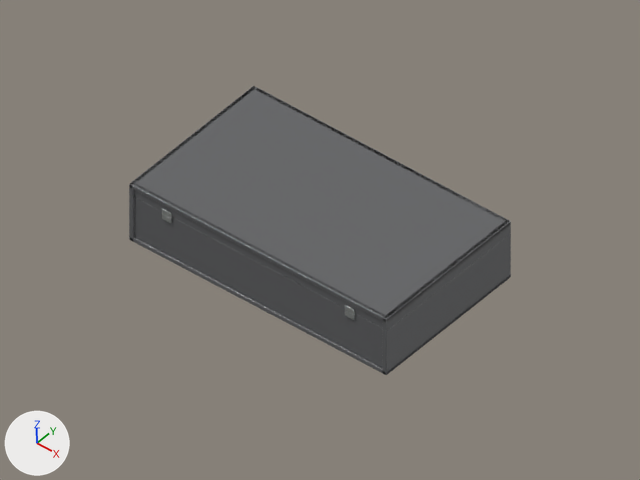
The Blender file pockets-volume-3-model.blend: old version first, new version second.
The view is the same before and after, from the file's camera 'Camera'. Lighting does not change. The marker at lower left points along +X, +Y and +Z. The older version comes first.

Objects in the first picture: 'Case_base', 'Case_end.001', 'Case_side', 'Case_side.001', 'Lid_end', 'Lid_end.001', 'Lid_side', 'Lid_side.001', 'Lid_top' and 4 more.
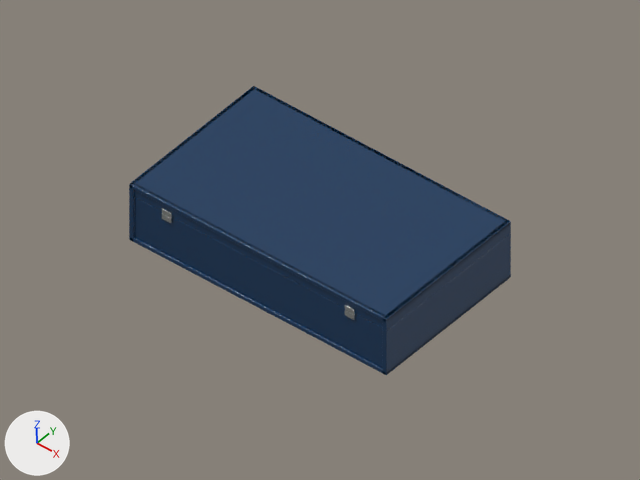
Location of each change, [x1, y1, x2, y2] in pixels of the pictures (640 x 480 px):
'Lid_top', recoloured (grey to blue): [130, 86, 510, 322] in both
'Case_end.001', recoloured (grey to blue): [135, 197, 383, 368] in both
'Case_side.001', recoloured: [382, 233, 511, 375] in both
'Lid_end.001', recoloured: [134, 184, 384, 328] in both
'Lid_side.001', recoloured: [383, 220, 511, 331] in both
'Case_base', recoloured: [133, 237, 510, 373] in both
'Lid_end', recoloured: [257, 88, 505, 221] in both
'Lid_side', recoloured: [129, 86, 257, 197] in both
'Case_side', recoloured (grey to blue): [129, 196, 135, 242] in both

Diff of the bpy script that builds the scene:
```diff
--- a/pockets-volume-3-model.blend.py
+++ b/pockets-volume-3-model.blend.py
@@ img_plastic_exterior_color @@
+img_plastic_exterior_color = load_image('Plastic exterior color', '_unpacked/finish-plastic-color.png', 256, 256, 'sRGB')
@@ mat_utsw_shell_plastic_navy @@
+mat_utsw_shell_plastic_navy = bpy.data.materials.new('UTSW shell plastic navy')
+# colours: dark blue #00355d
+# uses the picture img_finish_plastic_normal_png_001
+# uses the picture img_plastic_exterior_color
@@ me_cube_020 @@
 me_cube_020.from_pydata(...)  # 8 vertices, 6 faces; spans x -0.171..0.171, y -0.102..0.102, z -0.003..0.003
-me_cube_020.materials.append(mat_utsw_shell_plastic_gray)
+me_cube_020.materials.append(mat_utsw_shell_plastic_navy)
@@ me_cube_023 @@
 me_cube_023.from_pydata(...)  # 8 vertices, 6 faces; spans x -0.003..0.003, y -0.102..0.102, z -0.023..0.023
-me_cube_023.materials.append(mat_utsw_shell_plastic_gray)
+me_cube_023.materials.append(mat_utsw_shell_plastic_navy)
@@ me_cube_024 @@
 me_cube_024.from_pydata(...)  # 8 vertices, 6 faces; spans x -0.003..0.003, y -0.102..0.102, z -0.023..0.023
-me_cube_024.materials.append(mat_utsw_shell_plastic_gray)
+me_cube_024.materials.append(mat_utsw_shell_plastic_navy)
@@ me_cube_022 @@
 me_cube_022.from_pydata(...)  # 8 vertices, 6 faces; spans x -0.166..0.166, y -0.002..0.002, z -0.023..0.023
-me_cube_022.materials.append(mat_utsw_shell_plastic_gray)
+me_cube_022.materials.append(mat_utsw_shell_plastic_navy)
@@ me_cube_041 @@
 me_cube_041.from_pydata(...)  # 8 vertices, 6 faces; spans x -0.171..0.171, y -0.102..0.102, z -0.003..0.003
-me_cube_041.materials.append(mat_utsw_shell_plastic_gray)
+me_cube_041.materials.append(mat_utsw_shell_plastic_navy)
@@ me_cube_037 @@
 me_cube_037.from_pydata(...)  # 8 vertices, 6 faces; spans x -0.003..0.003, y -0.102..0.102, z -0.008..0.008
-me_cube_037.materials.append(mat_utsw_shell_plastic_gray)
+me_cube_037.materials.append(mat_utsw_shell_plastic_navy)
@@ me_cube_039 @@
 me_cube_039.from_pydata(...)  # 8 vertices, 6 faces; spans x -0.003..0.003, y -0.102..0.102, z -0.008..0.008
-me_cube_039.materials.append(mat_utsw_shell_plastic_gray)
+me_cube_039.materials.append(mat_utsw_shell_plastic_navy)
@@ me_cube_025 @@
 me_cube_025.from_pydata(...)  # 8 vertices, 6 faces; spans x -0.166..0.166, y -0.003..0.003, z -0.008..0.008
-me_cube_025.materials.append(mat_utsw_shell_plastic_gray)
+me_cube_025.materials.append(mat_utsw_shell_plastic_navy)
@@ me_cube_026 @@
 me_cube_026.from_pydata(...)  # 8 vertices, 6 faces; spans x -0.166..0.166, y -0.002..0.002, z -0.008..0.008
-me_cube_026.materials.append(mat_utsw_shell_plastic_gray)
+me_cube_026.materials.append(mat_utsw_shell_plastic_navy)
```
